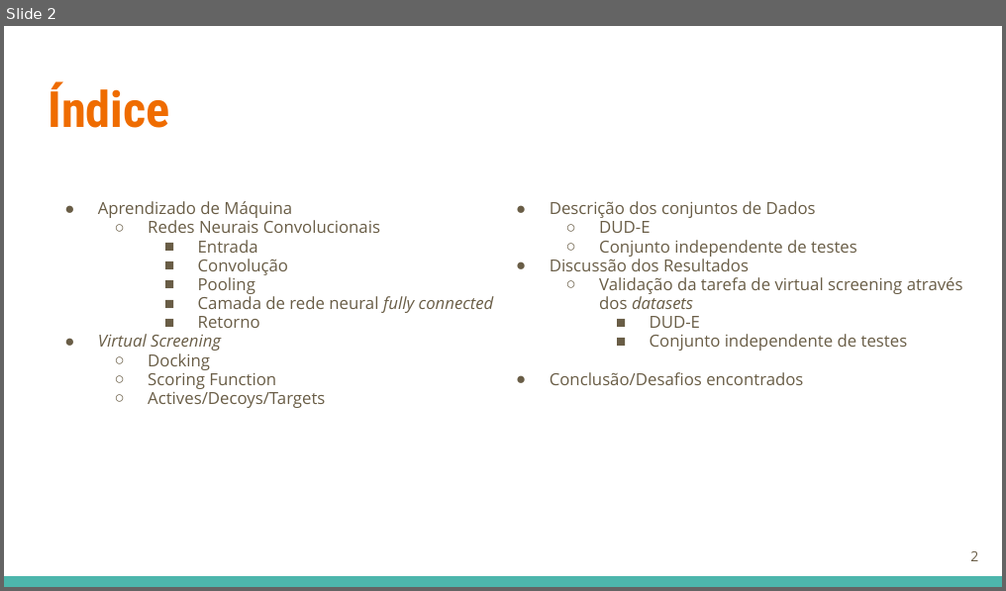
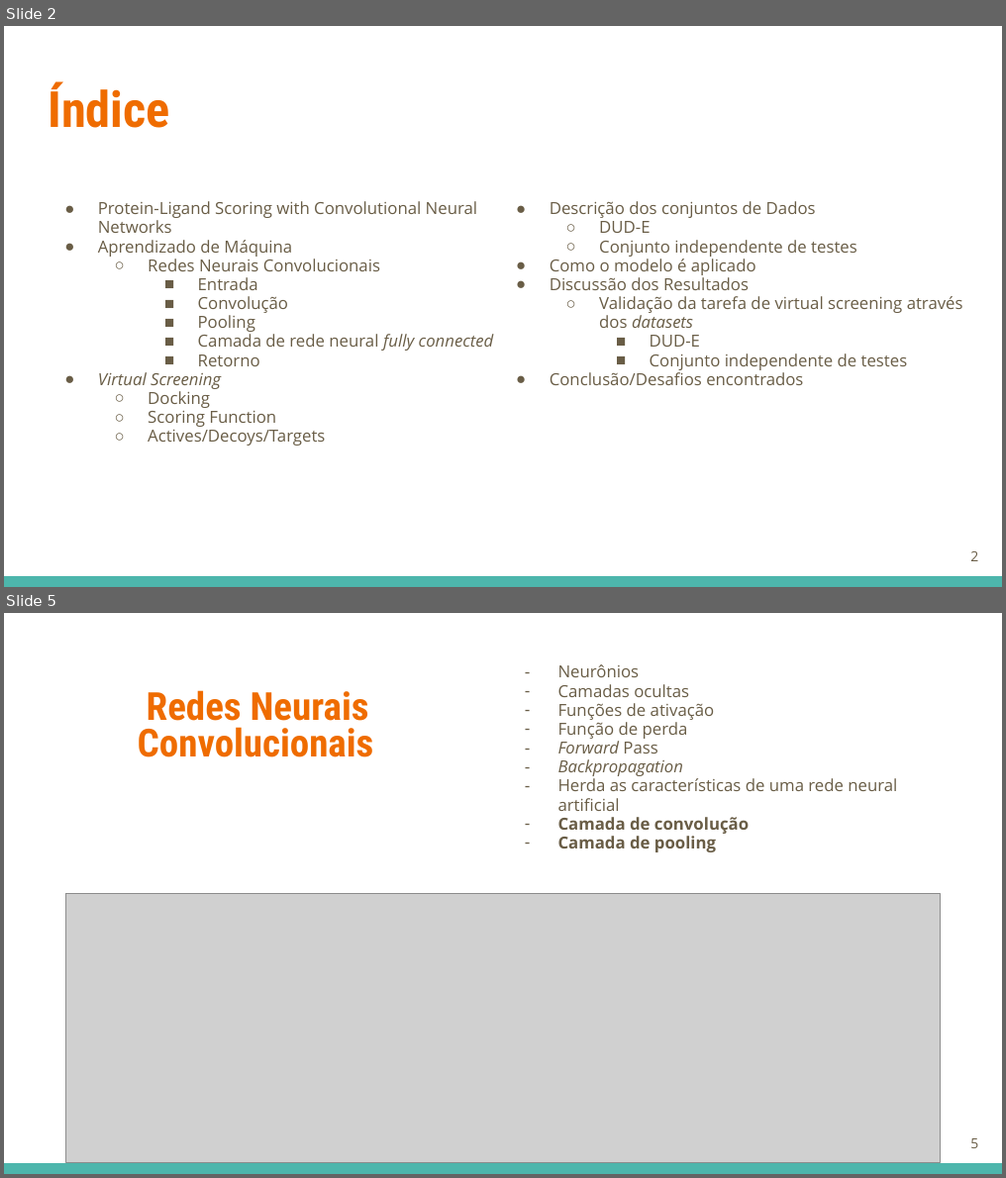
Before and after one commit to GuilhermeGraeff/Docking-Input, a slide deck: apresentacao/Virtual Screening.odp. Shown one above the other, each under a label of ours: slide 2 before the commit, slides 2 and 5 after it; the slides between them are not shown. The pictures are 1006x591 and 1006x1178 pixels, drawn with LibreOffice and Linux fonts; fonts in the diff are those of the drawing; grey boxes stand for pictures. Boxes give left, top, right and bottom in pixels: in the first picture for what was removed or moved away, otherwise in the second. Text is boxed around its words. In the diff, an @@ line names an element or a change of style, - is before the commit and + after.

```diff
--- a/apresentacao/Virtual Screening.odp
+++ b/apresentacao/Virtual Screening.odp
@@ slide 5 added at (4, 613, 1002, 1174), background #FFFFFF; not listed: 1 template element that a slide beside it also shows @@
@@ text added at (558, 664, 897, 853), 12 pt, text #695D46 @@
+– Neurônios
+– Camadas ocultas
+– Funções de ativação
+– Função de perda
+– Forward Pass
+– Backpropagation
+– Herda as características de uma rede neural artificial
+– Camada de convolução
+– Camada de pooling
@@ title added at (138, 690, 374, 758), 27.9 pt, text #EF6C00, bold @@
+Redes Neurais
+Convolucionais
@@ picture added at (65, 893, 939, 1161) @@
@@ page number added at (970, 1139, 978, 1149), 10 pt, text #695D46 @@
+5
@@ slide 2 changed as well @@
@@ text at (98, 201, 477, 233): paragraph added @@
+● Protein-Ligand Scoring with Convolutional Neural Networks
@@ text at (549, 256, 756, 275): paragraph added @@
+● Como o modelo é aplicado
```
Also in this commit, not shown: 7 other slides changed, 14 other slides added, 7 slides removed, 2 other files.
